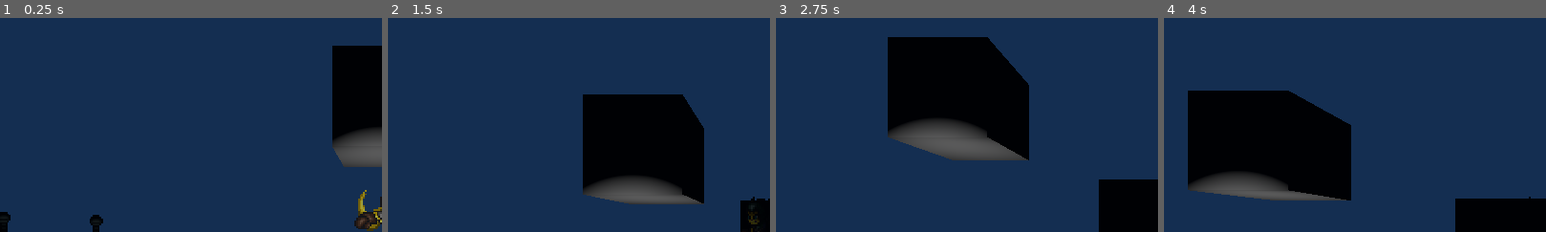
Above: before the commit, frames 1-4 (left to right).
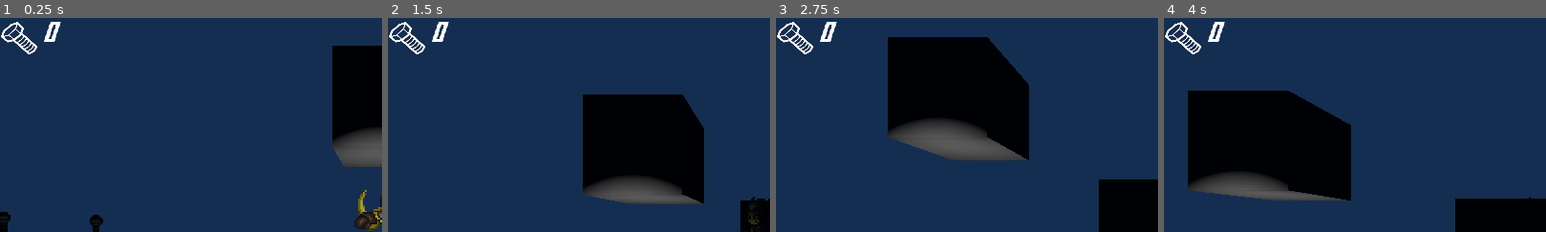
Above: after the commit, the same moments.

Repository: JoonasHeinonen/escape-from-zordoom-prison
Game: Godot game, scene res://scenes/Levels/TestLevel.tscn
Same seed, same stepped clock (60 frames per second), same inputs: the game is played once before the commit and once after it. This scene is started directly instead of the project's main scene. The engine's default icon, where the game draws it, is replaced by a stand-in: a white triangle on a blue panel in a dark square.
Inputs:
- Up to frame 1 (0.25 s): no input
- Up to frame 2 (1.5 s): hold Right (ui_right) 0.53-1.28 s; tap Space (jump) at 0.77 s; hold Left (ui_left) from 1.28 s (still down)
- Up to frame 3 (2.75 s): tap Space (jump) at 1.52 s; release Left (ui_left) at 2.03 s; hold Right (ui_right) from 2.03 s (still down)
- Up to frame 4 (4 s): tap Space (jump) at 3.02, 3.77 s; release Right (ui_right) at 3.53 s; hold Left (ui_left) from 3.53 s (still down)
The pictures show only the part of the screen within x 0-50%, y 0-50%; the shares and areas given below are measured in that part.

The runs differ from the first frame. In frame 1, 0.6% of the frame differs, in the area x 0-16%, y 1-17%; in frame 2, 0.6%; in frame 3, 0.6%; in frame 4, 0.6%.

Commit message:
added bolt tracker

Diff:
--- a/project.godot
+++ b/project.godot
@@ -13,6 +13,10 @@
 config/name="Escape From Zordoom Prison"
 run/main_scene="res://scenes/Menu/MainMenu.tscn"
 config/icon="res://icon.png"
+
+[autoload]
+
+Globle="*res://src/scripts/Globle.gd"
 
 [display]
 
--- a/scenes/Levels/TestLevel.tscn
+++ b/scenes/Levels/TestLevel.tscn
@@ -1,7 +1,8 @@
-[gd_scene load_steps=9 format=2]
+[gd_scene load_steps=10 format=2]
 
 [ext_resource path="res://scenes/Collectibles/bolt.tscn" type="PackedScene" id=1]
 [ext_resource path="res://scenes/Player/player.tscn" type="PackedScene" id=2]
+[ext_resource path="res://scenes/UI/BoltCounter.tscn" type="PackedScene" id=3]
 
 [sub_resource type="Environment" id=10]
 
@@ -94,3 +95,5 @@
 
 [node name="bolt" parent="." instance=ExtResource( 1 )]
 transform = Transform( 1, 0, 0, 0, 1, 0, 0, 0, 1, -6.64725, 0, 0 )
+
+[node name="BoltCounter" parent="." instance=ExtResource( 3 )]
--- a/scenes/Menu/MainMenu.tscn
+++ b/scenes/Menu/MainMenu.tscn
@@ -12,6 +12,9 @@
 anchor_right = 1.0
 anchor_bottom = 1.0
 script = ExtResource( 1 )
+__meta__ = {
+"_edit_use_anchors_": false
+}
 
 [node name="Label" type="Label" parent="."]
 margin_right = 1280.0
--- a/scenes/Player/player.tscn
+++ b/scenes/Player/player.tscn
@@ -297,10 +297,9 @@
 texture = ExtResource( 3 )
 hframes = 10
 vframes = 2
-frame = 1
 
 [node name="SpotLight" type="SpotLight" parent="Sprite3D"]
-transform = Transform( 1, 0, 0, 0, 1, 0, 0, 0, 1, 0.221415, -0.0698602, 0.10579 )
+transform = Transform( 1, 0, 0, 0, 1, 0, 0, 0, 1, -0.115846, -0.281346, 0.10579 )
 light_color = Color( 1, 0.482353, 0.482353, 1 )
 light_energy = 0.5
 light_indirect_energy = 0.5
@@ -308,7 +307,7 @@
 spot_range = 0.43704
 
 [node name="SpotLight2" type="SpotLight" parent="Sprite3D"]
-transform = Transform( 1, 0, 0, 0, 1, 0, 0, 0, 1, -0.0157429, -0.446967, 0.10579 )
+transform = Transform( 1, 0, 0, 0, 1, 0, 0, 0, 1, -0.382073, -0.547632, 0.10579 )
 light_color = Color( 1, 0.482353, 0.482353, 1 )
 light_energy = 0.5
 light_indirect_energy = 0.5
@@ -316,7 +315,7 @@
 spot_range = 0.43704
 
 [node name="SpotLight3" type="SpotLight" parent="Sprite3D"]
-transform = Transform( 1, 0, 0, 0, 1, 0, 0, 0, 1, 0.50632, -0.179795, 0.10579 )
+transform = Transform( 1, 0, 0, 0, 1, 0, 0, 0, 1, 0.235502, -0.54609, 0.10579 )
 light_color = Color( 1, 0.482353, 0.482353, 1 )
 light_energy = 0.5
 light_indirect_energy = 0.5
--- /dev/null
+++ b/scenes/UI/BoltCounter.tscn
@@ -0,0 +1,32 @@
+[gd_scene load_steps=4 format=2]
+
+[ext_resource path="res://src/scripts/UI/boltCount.gd" type="Script" id=1]
+[ext_resource path="res://resources/fonts/rg-future-italic.tres" type="DynamicFont" id=2]
+[ext_resource path="res://scenes/UI/bolt-icon.png" type="Texture" id=3]
+
+[node name="Node2D" type="Node2D"]
+
+[node name="Control" type="Control" parent="."]
+margin_right = 1285.0
+margin_bottom = 715.0
+__meta__ = {
+"_edit_use_anchors_": false
+}
+
+[node name="Sprite" type="Sprite" parent="Control"]
+position = Vector2( 31.875, 33.553 )
+scale = Vector2( 0.34125, 0.30303 )
+texture = ExtResource( 3 )
+
+[node name="bolts" type="Label" parent="Control"]
+margin_left = 73.0
+margin_top = 5.0
+margin_right = 1353.0
+margin_bottom = 150.0
+custom_fonts/font = ExtResource( 2 )
+text = "100
+"
+script = ExtResource( 1 )
+__meta__ = {
+"_edit_use_anchors_": false
+}
--- /dev/null
+++ b/src/scripts/Globle.gd
@@ -0,0 +1,10 @@
+extends Node
+#have to autoload the script in the project to get the globle script to work
+#source: https://www.youtube.com/watch?v=6e9I_e8aHD4
+var bolts=0
+#not sure if we need this instance_node
+func instance_node(node,location,parent):
+	var node_instance=node.instance()
+	parent.add_child(node_instance)
+	node_instance.global_position=location
+	return node_instance
--- /dev/null
+++ b/src/scripts/UI/boltCount.gd
@@ -0,0 +1,5 @@
+extends Label
+#displays the amout on the player screen.
+func _process(delta):
+	text=String($"/root/Globle".bolts)
+	pass
--- a/src/scripts/bolt/bolt.gd
+++ b/src/scripts/bolt/bolt.gd
@@ -21,9 +21,13 @@
 		var bodies2=get_overlapping_bodies()
 		for bod in bodies2:
 			#this add the bolt amount to the player
+
 			if bod.name=="player":
 				#makes sure that every number is random
 				random.randomize()
-				get_parent().get_node("player").bolt+=random.randi_range(10,100)
-				print(get_parent().get_node("player").bolt)
+				var countBoults=get_parent().get_node("player").bolt+random.randi_range(10,100)
+				#grabes the bolt amout
+				Globle.bolts+=countBoults
+				print(Globle.bolts)
+
 				queue_free()
Binary file added: scenes/UI/bolt-icon.png
Not shown, added: scenes/UI/bolt-icon.png.import
